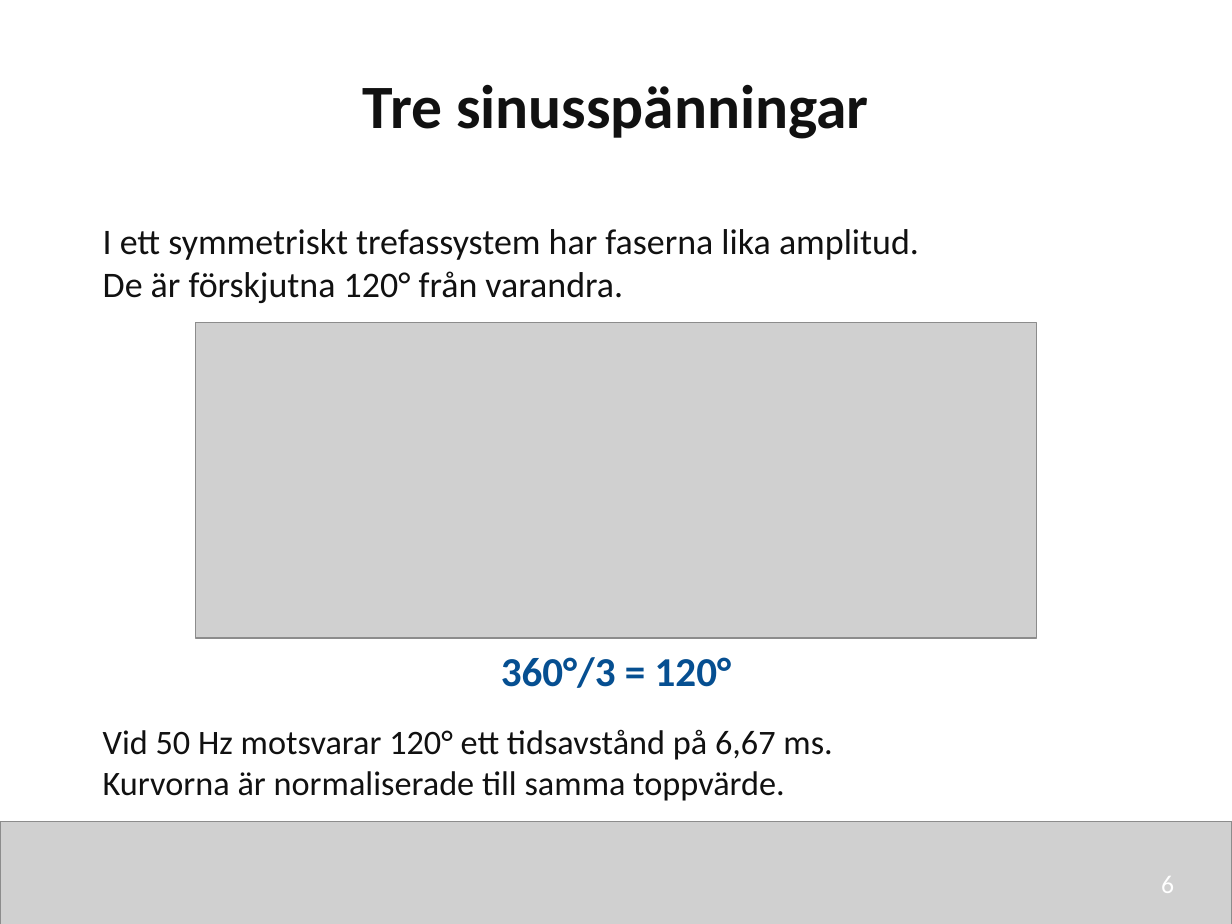
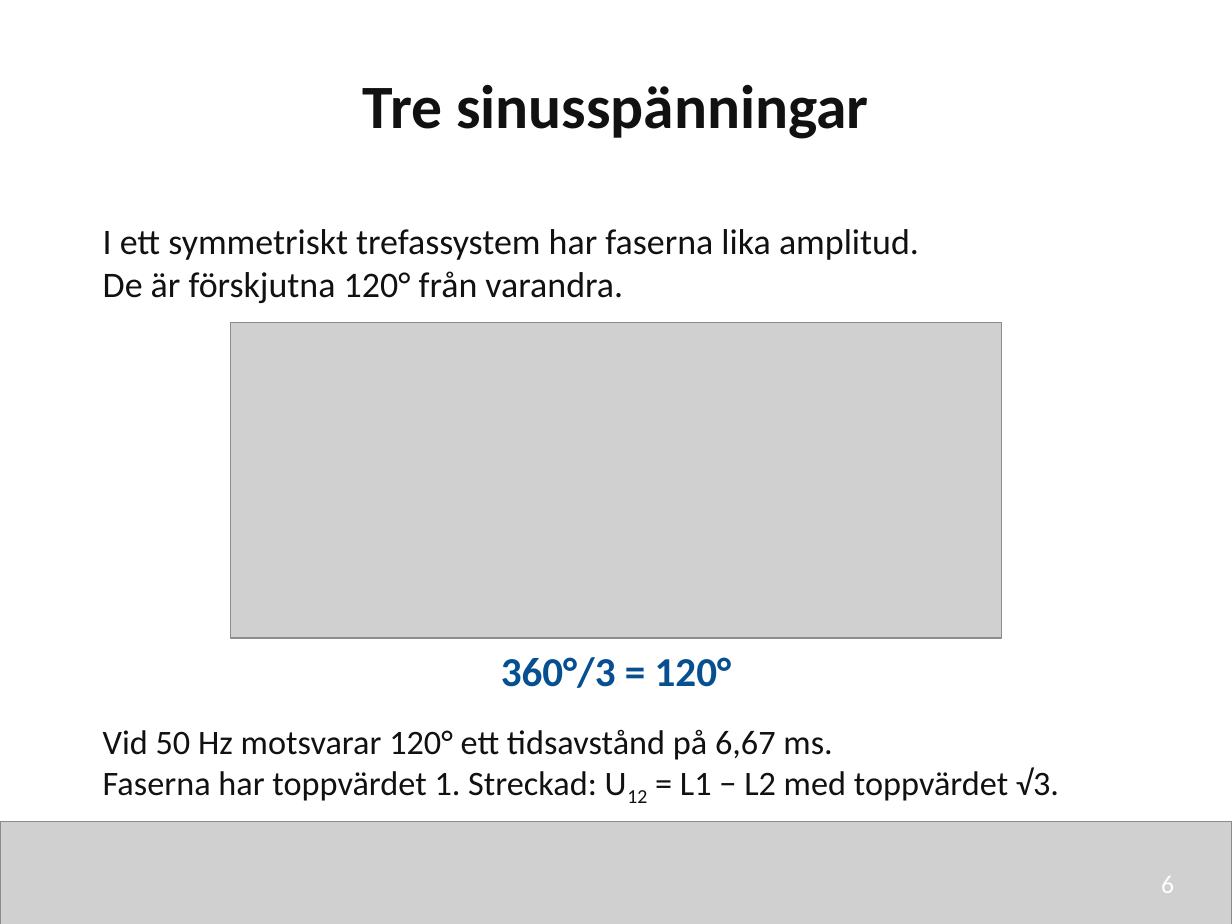
Before and after one commit to nj22az/nj22az.github.io, a slide deck: slide 6 of sjoskolan/vecka-41/aktuell/v41_01_Trefassystemets_grunder_elev.pptx. Drawn at 1232x924 pixels with LibreOffice and Linux fonts; fonts in the diff are those of the drawing; grey boxes stand for pictures. Boxes give left, top, right and bottom in pixels: in the first picture for what was removed or moved away, otherwise in the second. Text is boxed around its words. In the diff, an @@ line names an element or a change of style, - is before the commit and + after.

```diff
--- a/sjoskolan/vecka-41/aktuell/v41_01_Trefassystemets_grunder_elev.pptx
+++ b/sjoskolan/vecka-41/aktuell/v41_01_Trefassystemets_grunder_elev.pptx
@@ picture: place and size @@
-picture at <box>196,323,1037,638</box>
+picture at <box>230,323,1002,638</box>
@@ text at <box>103,767,1059,801</box>: text changed @@
-Kurvorna är normaliserade till samma toppvärde.
+Faserna har toppvärdet 1. Streckad: U12 = L1 − L2 med toppvärdet √3.
```
Also in this commit, not shown: 3 other slides changed, 17 other files.
